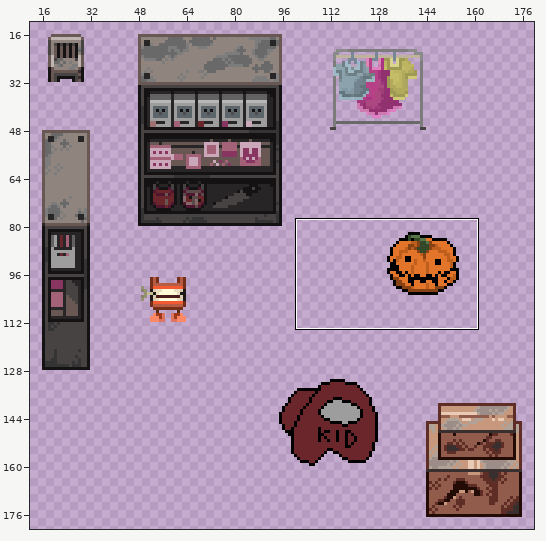
Sprite sheet, stored at assets/sprites/objects/sprsheet_obj_warmsubject_real.png. Above: a wide view before the commit, with the close-up outlined.
Close-up. Before the commit:
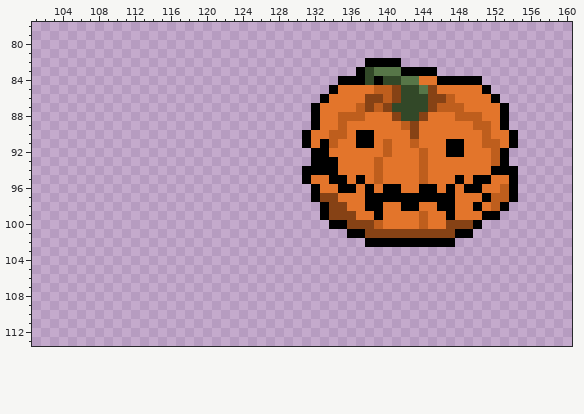
The file is 192x192 pixels. Colours within 5 levels of each other are drawn and written as one. Shown: x 101..160, y 78..113. The wide view leaves out empty margins.
After the commit:
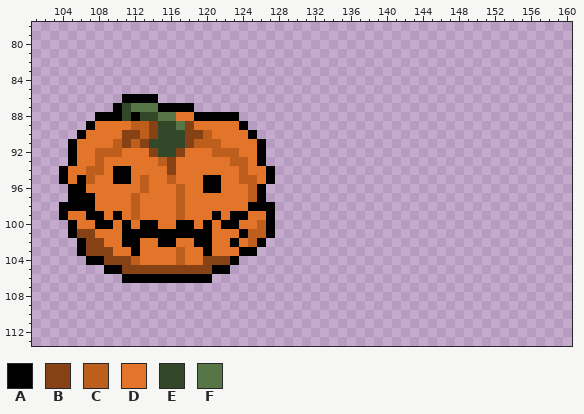
Palette (. is transparent): A #000000  B #864215  C #be5e1d  D #e3752b  E #324828  F #577648
Author's note on the commit: sprites being strange
Difference:
@@ x 101..160 @@
  81 ............................................................
- 82 .....................................AAAA...................
- 83 ....................................AEFFFAAAA...............
- 84 ..................................AAAEAEEFFDDAAAAA..........
- 85 .................................ADDDDCCBEEFBDDDDDA.........
- 86 ................................ADDDDBBCBEEEBBCDDDDA........
- 87 ...............................ADDDDCBCBEEEEBCCCDDDDA.......
- 88 ...............................ADDCCCDDDBEEBDDDCCCDDA.......
- 89 ...............................ADDCDDDDDDCBDDDDDDCCDA.......
- 90 ..............................ADDCCDAADDDDBDDDDDDDCDDA......
- 91 ..............................ADACDDAADCDDCDDDAADDCCDA......
- 92 ...............................AADDDDDDCDDDCDDAADDDCA.......
- 93 ...............................AAADDDDCDDDDCDDDDDDDCA.......
- 94 ..............................AAAADDDDCDDDDCDDDDDDDAAA......
- 95 ..............................ADDAADADCDDDDCDDDADAADDA......
- 96 ...............................ADDAADADAADDAADADAADDCA......
- 97 ...............................ABBDDDAAAAAAAAAADDDACCA......
- 98 ................................ABBDDAADDAADDAADDADCA.......
- 99 ................................ABBBDDADDDDCDDADDDAA........
-100 .................................AABBBCDDDDCDDBBBA..........
-101 ...................................AABBBBBBBBBBAA...........
-102 .....................................AAAAAAAAAA.............
-103 ............................................................
-104 ............................................................
-105 ............................................................
-106 ............................................................
+ 82 ............................................................
+ 83 ............................................................
+ 84 ............................................................
+ 85 ............................................................
+ 86 ..........AAAA..............................................
+ 87 .........AEFFFAAAA..........................................
+ 88 .......AAAEAEEFFDDAAAAA.....................................
+ 89 ......ADDDDCCBEEFBDDDDDA....................................
+ 90 .....ADDDDBBCBEEEBBCDDDDA...................................
+ 91 ....ADDDDCBCBEEEEBCCCDDDDA..................................
+ 92 ....ADDCCCDDDBEEBDDDCCCDDA..................................
+ 93 ....ADDCDDDDDDCBDDDDDDCCDA..................................
+ 94 ...ADDCCDAADDDDBDDDDDDDCDDA.................................
+ 95 ...ADACDDAADCDDCDDDAADDCCDA.................................
+ 96 ....AADDDDDDCDDDCDDAADDDCA..................................
+ 97 ....AAADDDDCDDDDCDDDDDDDCA..................................
+ 98 ...AAAADDDDCDDDDCDDDDDDDAAA.................................
+ 99 ...ADDAADADCDDDDCDDDADAADDA.................................
+100 ....ADDAADADAADDAADADAADDCA.................................
+101 ....ABBDDDAAAAAAAAAADDDACCA.................................
+102 .....ABBDDAADDAADDAADDADCA..................................
+103 .....ABBBDDADDDDCDDADDDAA...................................
+104 ......AABBBCDDDDCDDBBBA.....................................
+105 ........AABBBBBBBBBBAA......................................
+106 ..........AAAAAAAAAA........................................
 107 ............................................................
Where, in picture pixels (left, top, right, bottom), the same in both close-ups:
erased: (302, 58, 518, 247)
added: (59, 94, 275, 283)
